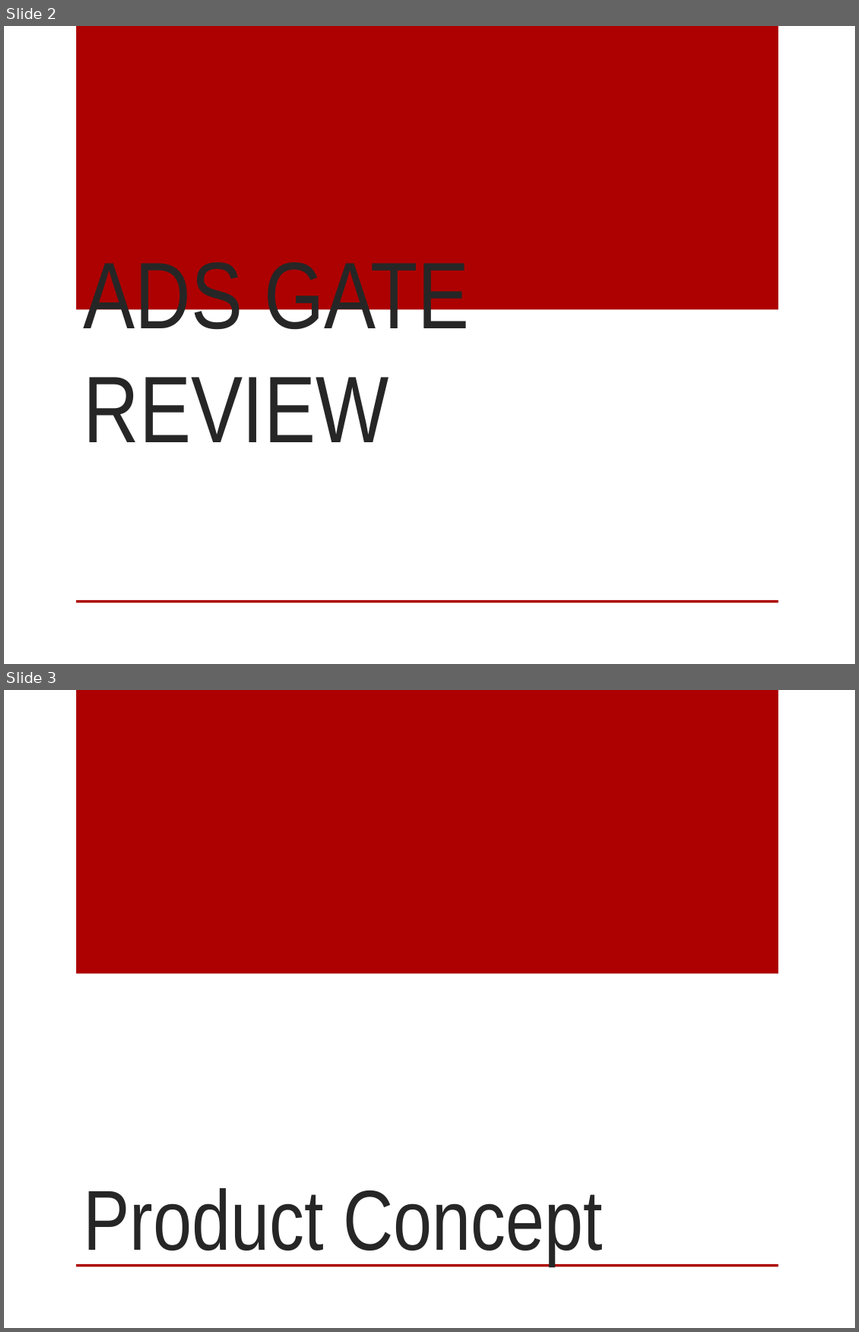
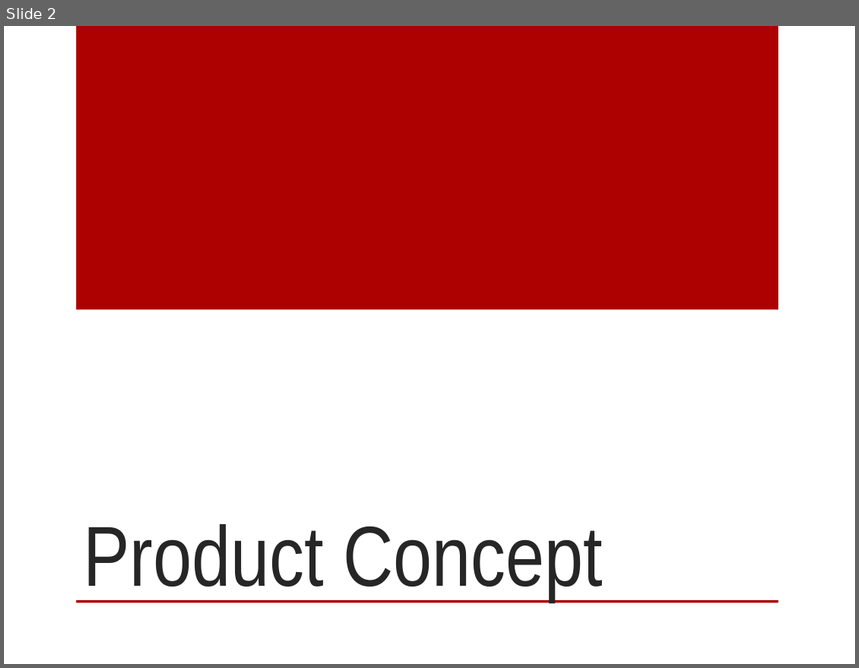
Before and after one commit to mtoledo2000/SlidingProfiler, a slide deck: Presentations/ADS Gate Review 9-13-12.pptx. Shown one above the other, each under a label of ours: slides 2 and 3 before the commit, slide 2 after it. The pictures are 859x1332 and 859x668 pixels, drawn with LibreOffice and Linux fonts; fonts in the diff are those of the drawing; background and template pictures are left out. Boxes give left, top, right and bottom in pixels: in the first picture for what was removed or moved away, otherwise in the second. Text is boxed around its words. In the diff, an @@ line names an element or a change of style, - is before the commit and + after.

Commit message:
Final ADS Gate Review Ppt.

```diff
--- a/Presentations/ADS Gate Review 9-13-12.pptx
+++ b/Presentations/ADS Gate Review 9-13-12.pptx
@@ slide 2 removed at (4,26,855,664), background picture (left out); not listed: 2 template elements that a slide beside it also shows @@
@@ title removed at (84,262,469,442) @@
-ADS GATE REVIEW
@@ what was slide 3 is now slide 2 @@
```
Also in this commit, not shown: 8 slides added, 2 other slides removed.
